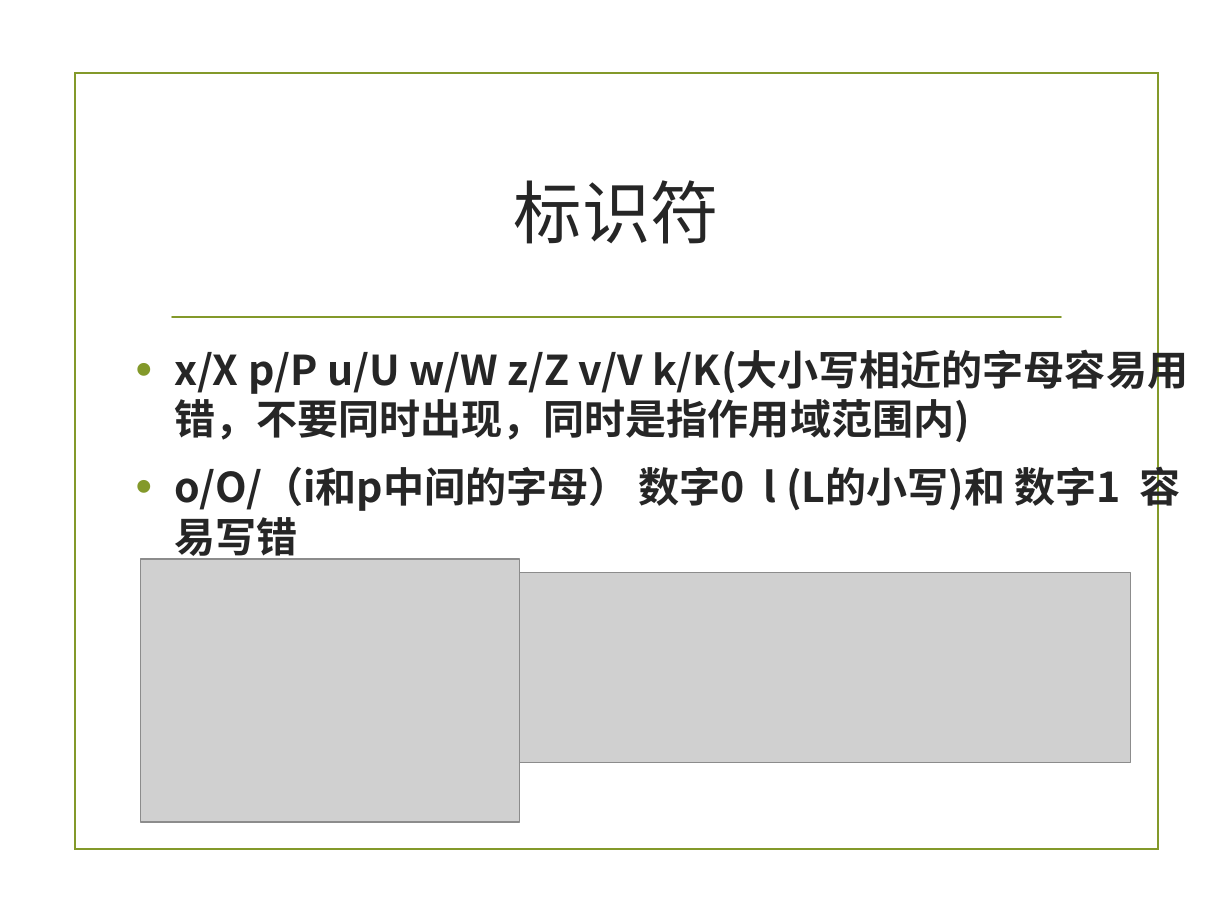
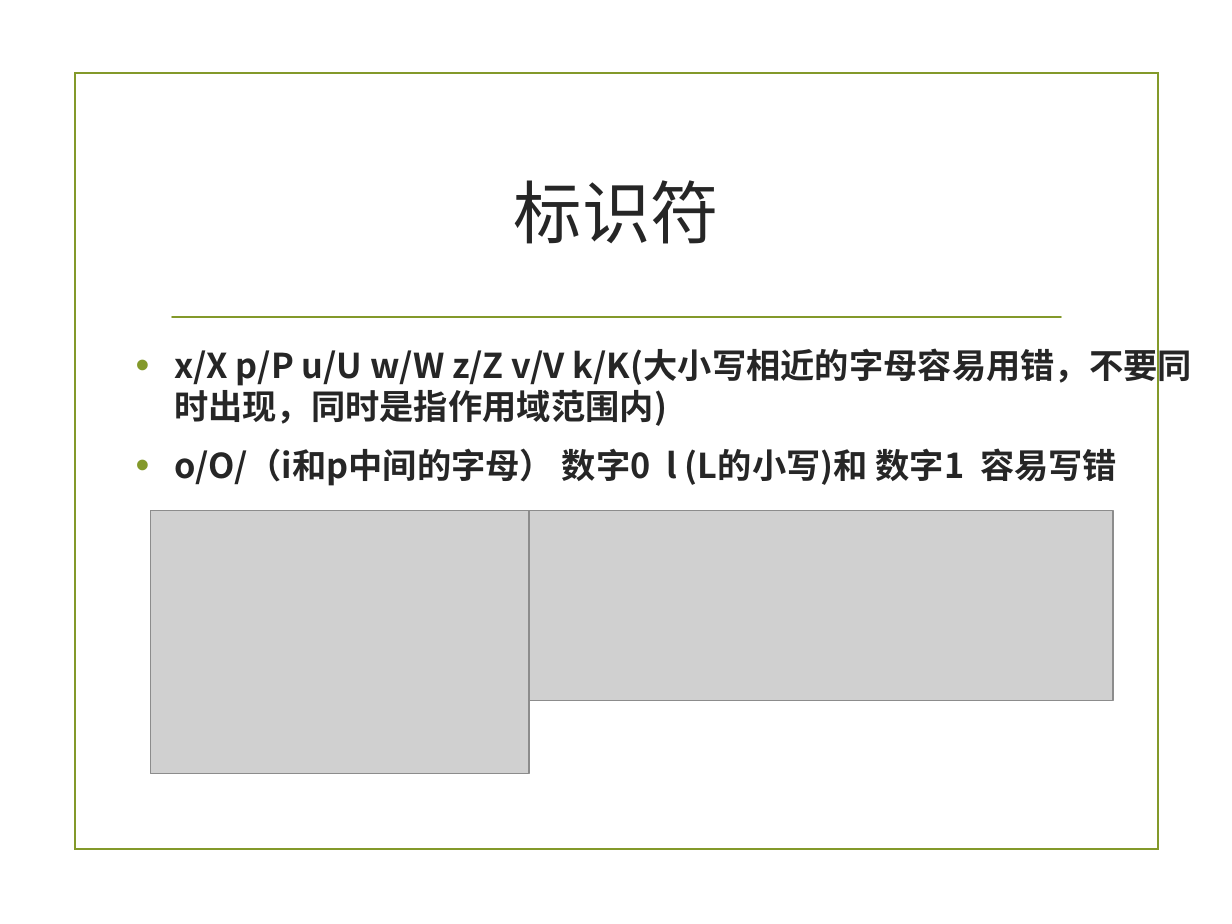
Before and after one commit to zuoshenghuang/curriculum, a slide deck: slide 5 of software/Ch_3_rules_demo.pptx. Drawn at 1232x924 pixels with LibreOffice and Linux fonts; fonts in the diff are those of the drawing; grey boxes stand for pictures; background and template pictures are left out. Boxes give left, top, right and bottom in pixels: in the first picture for what was removed or moved away, otherwise in the second. Text is boxed around its words. In the diff, an @@ line names an element or a change of style, - is before the commit and + after.

```diff
--- a/software/Ch_3_rules_demo.pptx
+++ b/software/Ch_3_rules_demo.pptx
@@ text "x/X p/P u/U w/W z/Z ..." at <box>174,344,1192,486</box>: size 24 to 20 pt, font Noto Sans CJK JP to Noto Sans CJK SC @@
@@ picture: place and size @@
-picture at <box>140,559,519,823</box>
+picture at <box>150,510,529,774</box>
@@ picture: place and size @@
-picture at <box>496,573,1131,763</box>
+picture at <box>479,510,1114,700</box>
```
Also in this commit, not shown: 22 other slides changed, 3 slides added, 2 slides removed, 5 other files.
